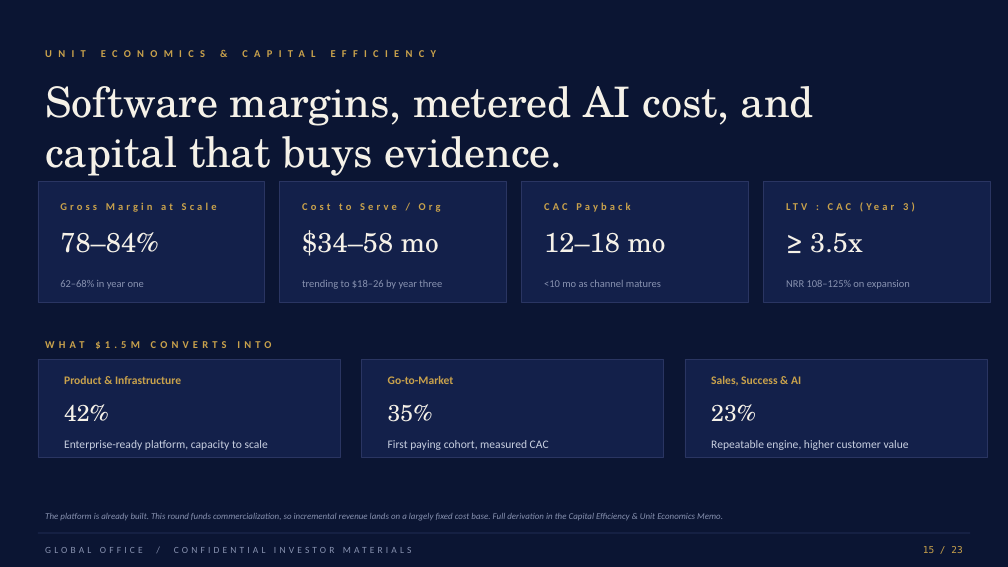
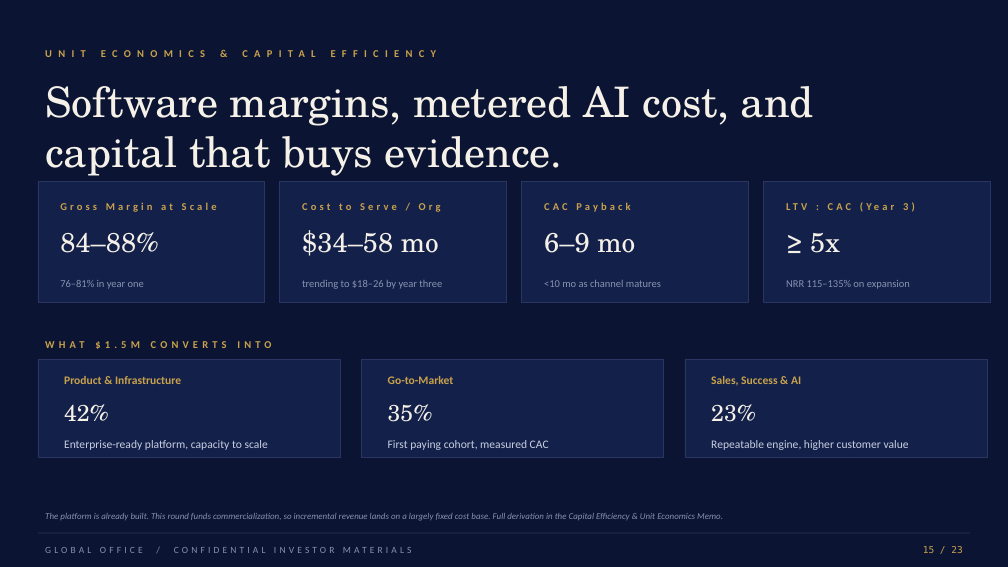
Before and after one commit to Brunny2023/intelligent-office, a slide deck: slide 22 of public/investor-pack/Global-Office-Investor-Deck.pptx. Drawn at 1008x567 pixels with LibreOffice and Linux fonts; fonts in the diff are those of the drawing. Boxes give left, top, right and bottom in pixels: in the first picture for what was removed or moved away, otherwise in the second. Text is boxed around its words. In the diff, an @@ line names an element or a change of style, - is before the commit and + after.

```diff
--- a/public/investor-pack/Global-Office-Investor-Deck.pptx
+++ b/public/investor-pack/Global-Office-Investor-Deck.pptx
@@ text at (x1=60, y1=232, x2=159, y2=253): text changed @@
-78–84%
+84–88%
@@ text at (x1=544, y1=233, x2=635, y2=253): text changed @@
-12–18 mo
+6–9 mo
@@ text at (x1=810, y1=233, x2=840, y2=253): text changed @@
-≥ 3.5x
+≥ 5x
@@ text at (x1=60, y1=280, x2=144, y2=289): text changed @@
-62–68% in year one
+76–81% in year one
@@ text at (x1=786, y1=280, x2=910, y2=289): text changed @@
-NRR 108–125% on expansion
+NRR 115–135% on expansion
```
Also in this commit, not shown: 3 other slides changed, 14 other files.
